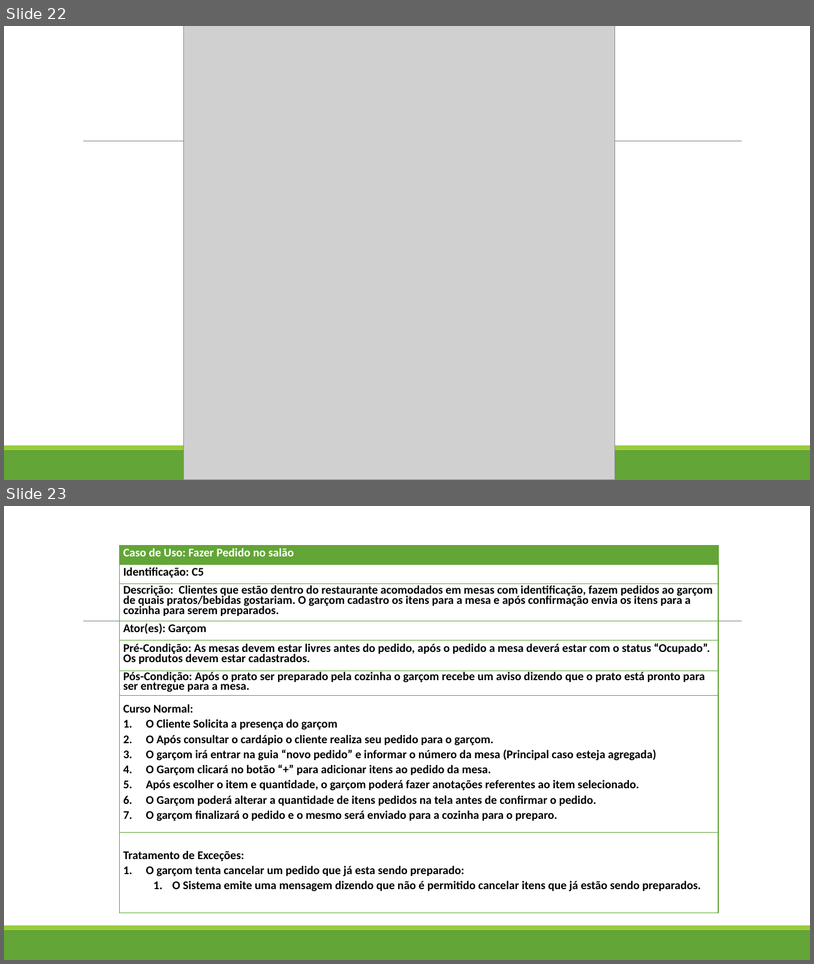
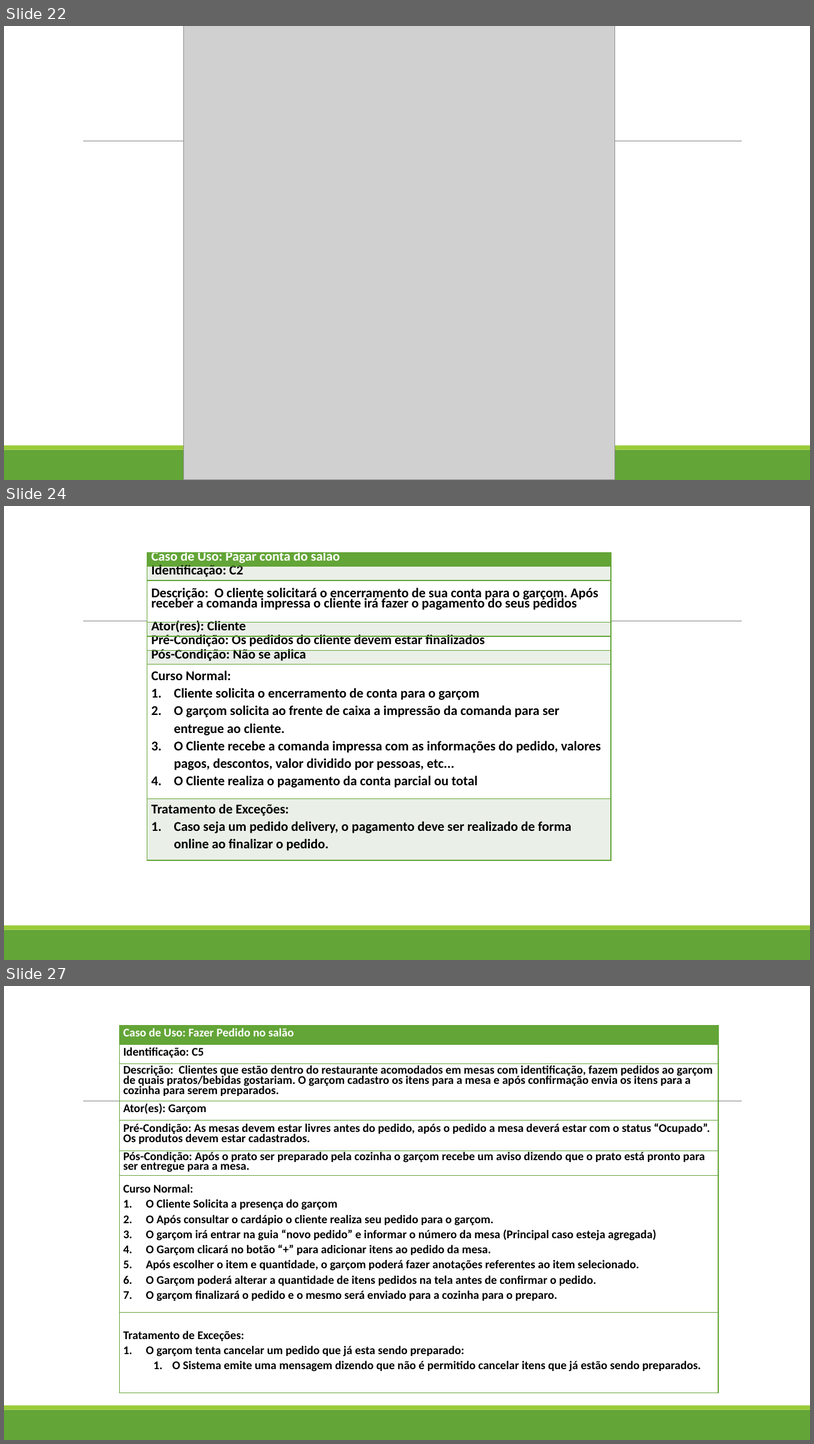
Before and after one commit to markaumvb/Restaurante, a slide deck: Documentação/Apresentação 2.0.pptx. Shown one above the other, each under a label of ours: slides 22 and 23 before the commit, slides 22, 24 and 27 after it; the slides between them are not shown. The pictures are 814x964 and 814x1444 pixels, drawn with LibreOffice and Linux fonts; fonts in the diff are those of the drawing; grey boxes stand for pictures. Boxes give left, top, right and bottom in pixels: in the first picture for what was removed or moved away, otherwise in the second. Text is boxed around its words. In the diff, an @@ line names an element or a change of style, - is before the commit and + after.

```diff
--- a/Documentação/Apresentação 2.0.pptx
+++ b/Documentação/Apresentação 2.0.pptx
@@ slide 24 added at <box>4,506,810,960</box>, background #FFFFFF; not listed: 3 template elements that a slide beside it also shows @@
@@ table added at <box>147,553,611,861</box>, 8 rows, 1 columns @@
+Caso de Uso: Pagar conta do salão
+Identificação: C2
+Descrição: O cliente solicitará o encerramento de sua conta para o garçom. Após receber a comanda impressa o cliente irá fazer o pagamento do seus pedidos
+Ator(res): Cliente
+Pré-Condição: Os pedidos do cliente devem estar finalizados
+Pós-Condição: Não se aplica
+Curso Normal: / Cliente solicita o encerramento de conta para o garçom / O garçom solicita ao frente de caixa a impressão da comanda para ser entregue ao cliente. / O Cliente recebe a comanda impressa com as informações do pedido, valores pagos, descontos, valor dividido por pessoas, etc... / O Cliente realiza o pagamento da conta parcial ou total
+Tratamento de Exceções: / Caso seja um pedido delivery, o pagamento deve ser realizado de forma online ao finalizar o pedido.
@@ what was slide 23 is now slide 27 @@
```
Also in this commit, not shown: 6 other slides added, 3 other files.
